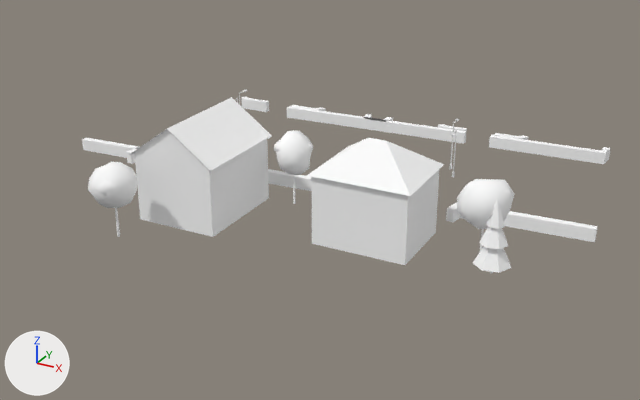
Before and after pictures for a commit that changed the glTF model cities/arlov-borggatan/pack/tiles/c-14_8.glb.
Before and after are seen from a 50 mm camera at (-765.9, 435.9, 38.3) aimed at (-806.8, 510.1, 1.2). The lights are fixed; the arrows at lower left show +X, +Y and +Z. The picture after the commit comes second. Where no turn or scale is listed for an object, it has been applied to the vertices. Vertices at exactly the same position are counted once.

Objects in the first picture: 'SM_Building_w208846635', 'SM_Building_w208846733', 'SM_Trees_-14_8', 'SM_Wall_Hedge_-14_8' and 1 more.
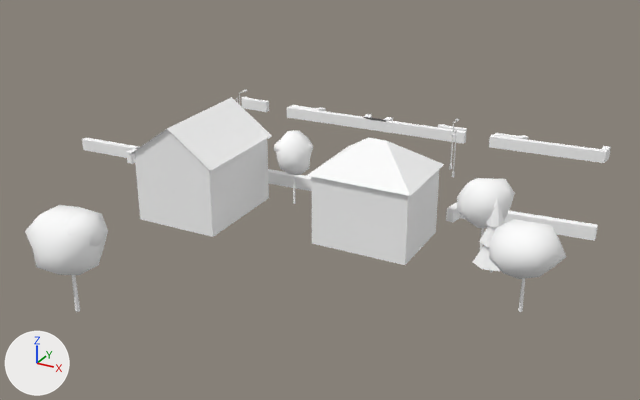
What differs and where, as boxes [x1, y1, x2, y2] in the pictures (640 x 400 px; the box of a moved part takes in the faces that stretch with it):
'SM_Trees_-14_8', reshaped, moved, rescaled (27% wider, 26% taller)
    before: [88, 131, 515, 274]
    after: [25, 131, 566, 312]
'SM_Wall_Hedge_-14_8', reshaped, moved
    before: [82, 97, 611, 242]
    after: [82, 97, 611, 241]
part 1 of me_sm_trees__14_8, moved or reshaped (mostly hidden before)
    before: [479, 229, 484, 252]
    after: [518, 278, 525, 312]
part 2 of me_sm_trees__14_8, moved or reshaped
    before: [115, 208, 120, 237]
    after: [72, 275, 80, 312]
part 3 of me_sm_trees__14_8, moved or reshaped
    before: [472, 247, 511, 273]
    after: [473, 246, 501, 271]
part 4 of me_sm_trees__14_8, moved or reshaped
    before: [479, 227, 508, 249]
    after: [479, 225, 497, 247]
part 5 of me_sm_trees__14_8, moved or reshaped
    before: [486, 199, 505, 229]
    after: [486, 198, 504, 227]
part 6 of me_sm_trees__14_8, added
    after: [489, 219, 566, 279]
part 7 of me_sm_trees__14_8, added
    after: [25, 205, 108, 275]
part 8 of me_sm_trees__14_8, added
    after: [66, 213, 106, 246]
part 9 of me_sm_trees__14_8, deleted
    before: [96, 179, 116, 196]
part 10 of me_sm_trees__14_8, deleted
    before: [88, 162, 137, 208]
part 11 of me_sm_wall_hedge__14_8, moved or reshaped
    before: [489, 133, 611, 164]
    after: [489, 133, 611, 163]
part 12 of me_sm_wall_hedge__14_8, moved or reshaped
    before: [446, 202, 598, 242]
    after: [446, 202, 598, 241]

Patch to the scene script:
```diff
--- a/cities/arlov-borggatan/pack/tiles/c-14_8.glb.py
+++ b/cities/arlov-borggatan/pack/tiles/c-14_8.glb.py
@@ me_sm_trees__14_8 @@
 # used by ob_sm_trees__14_8; location = (-804.22, 502.85, 4.02); scale = (19.4, 19.4, 19.4)
-me_sm_trees__14_8.from_pydata(...)  # 450 vertices, 789 faces; spans x -1.0..1.0, y -0.51..0.51, z -0.21..0.21
+me_sm_trees__14_8.from_pydata(...)  # 588 vertices, 1041 faces; spans x -1.0..1.0, y -0.85..0.85, z -0.23..0.23
+# me_sm_trees__14_8 part 1: the loose piece of 12 vertices spanning x 0.82..0.83, y 0.22..0.24, z -0.21..-0.02 is moved by (0.01, -0.03, -0.01)
+# me_sm_trees__14_8 part 2: the loose piece of 12 vertices spanning x -0.89..-0.88, y -0.39..-0.38, z -0.21..-0.04 is scaled about its middle by (1.29, 1.3, 1.18), then moved by (0.04, -0.31, -0.01)
+# me_sm_trees__14_8 part 3: the loose piece of 8 vertices spanning x 0.82..1.0, y 0.06..0.24, z -0.16..0.01 is moved by (-0.3, 0.34, -0.02)
+# me_sm_trees__14_8 part 4: the loose piece of 8 vertices spanning x 0.85..0.98, y 0.08..0.22, z -0.06..0.1 is moved by (-0.3, 0.34, -0.02)
+# me_sm_trees__14_8 part 5: the loose piece of 8 vertices spanning x 0.87..0.95, y 0.11..0.19, z 0.04..0.17 is moved by (-0.3, 0.34, -0.02)
+# me_sm_trees__14_8 part 6: a new loose piece of 42 vertices spanning x 0.68..1.0, y 0.04..0.34, z -0.06..0.19, in mat_m_leaf (white #ffffff)
+# me_sm_trees__14_8 part 7: a new loose piece of 42 vertices spanning x -1.0..-0.69, y -0.85..-0.52, z -0.05..0.23, in mat_m_leaf (white #ffffff)
+# me_sm_trees__14_8 part 8: a new loose piece of 42 vertices spanning x -0.86..-0.68, y -0.79..-0.6, z 0.08..0.23, in mat_m_leaf (white #ffffff)
+# me_sm_trees__14_8 part 9: the loose piece of 42 vertices spanning x -0.93..-0.78, y -0.51..-0.36, z 0.04..0.14 is deleted
+# me_sm_trees__14_8 part 10: the loose piece of 42 vertices spanning x -1.0..-0.76, y -0.5..-0.26, z -0.04..0.19 is deleted
+# other edits to the shape of me_sm_trees__14_8 do not show in these pictures
 me_sm_trees__14_8.materials.append(mat_m_bark_wood)
@@ me_sm_wall_hedge__14_8 @@
 # used by ob_sm_wall_hedge__14_8; location = (-810.72, 526.04, 0.5)
-me_sm_wall_hedge__14_8.from_pydata(...)  # 224 vertices, 310 faces; spans x -30.8..30.8, y -14.5..14.5, z -0.7..0.7
+me_sm_wall_hedge__14_8.from_pydata(...)  # 228 vertices, 320 faces; spans x -30.8..30.8, y -14.5..14.5, z -0.8..0.8
+# me_sm_wall_hedge__14_8 part 11: 37 vertices removed from x 12.9..27.0, y 11.4..14.5, z -0.7..0.7; 36 vertices added at x 12.9..27.0, y 11.4..14.5, z -0.8..0.8
+# me_sm_wall_hedge__14_8 part 12: 1 vertex moved within x 30.7, y -8.5, z 0.6; 20 vertices removed from x 16.3..30.8, y -11.6..-8.5, z -0.7..0.7; 25 vertices added at x 16.3..30.8, y -11.6..-8.5, z -0.8..0.8
+# other edits to the shape of me_sm_wall_hedge__14_8 do not show in these pictures
 me_sm_wall_hedge__14_8.materials.append(mat_m_hedge)
@@ ob_sm_trees__14_8 @@
 ob_sm_trees__14_8 = bpy.data.objects.new('SM_Trees_-14_8', me_sm_trees__14_8)
-ob_sm_trees__14_8.location = (-804.22, 502.85, 4.02)
-ob_sm_trees__14_8.scale = (19.4, 19.4, 19.4)
+ob_sm_trees__14_8.location = (-798.47, 496.27, 4.46)
+ob_sm_trees__14_8.scale = (19.5, 19.5, 19.5)
@@ ob_sm_wall_hedge__14_8 @@
 ob_sm_wall_hedge__14_8 = bpy.data.objects.new('SM_Wall_Hedge_-14_8', me_sm_wall_hedge__14_8)
-ob_sm_wall_hedge__14_8.location = (-810.72, 526.04, 0.5)
+ob_sm_wall_hedge__14_8.location = (-810.72, 526.04, 0.59)
```
